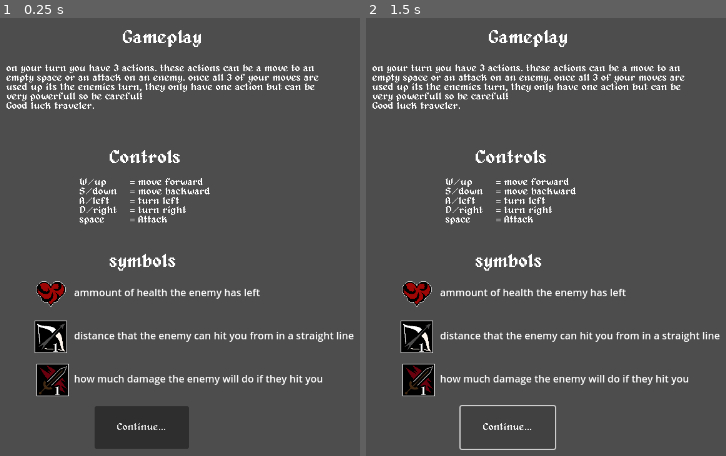
Above: before the commit, frames 1-2 (left to right).
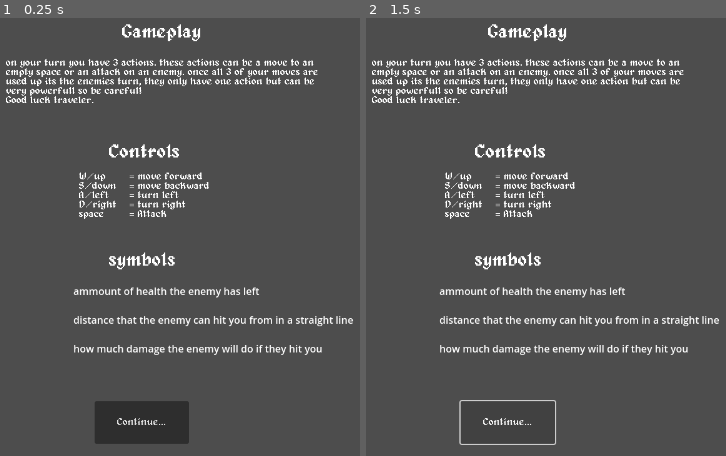
Above: after the commit, the same moments.

Repository: Triple-B-Org/BBB-Game-Jam-2024
Game: Godot game, scene res://scenes/UI/Controls.tscn
The game is run twice, just before and just after one commit, with the same random seed, the same clock (stepped at 60 frames per second) and the same inputs. This scene is started directly instead of the project's main scene.
Inputs:
- Up to frame 1 (0.25 s): no input
- Up to frame 2 (1.5 s): click "Continue..." at 0.5 s; click "Continue..." at 1.25 s

The runs differ from the first frame. In frame 1, 12% of the frame differs, in the area x 1-99%, y 1-99%; in frame 2, 12%.

Commit message:
Revert "symbols on page"
This reverts commit 0936518d116ca72476c913b317adfe47d88f455f.

Diff:
--- a/scenes/UI/Controls.tscn
+++ b/scenes/UI/Controls.tscn
@@ -1,17 +1,16 @@
-[gd_scene load_steps=5 format=3 uid="uid://bm0mrhxtudtpn"]
+[gd_scene load_steps=2 format=3 uid="uid://bm0mrhxtudtpn"]
 
 [ext_resource type="FontFile" uid="uid://cwsttq2b3u42u" path="res://assets/alagard.ttf" id="1_2upvb"]
-[ext_resource type="Texture2D" uid="uid://jvu2usl2uyes" path="res://assets/full-heart.png" id="2_2soej"]
-[ext_resource type="Texture2D" uid="uid://4n7dkkm78p30" path="res://assets/1-rRange.png" id="3_g21om"]
-[ext_resource type="Texture2D" uid="uid://swg607b1u4tv" path="res://assets/damage1.png" id="4_5ypi3"]
 
 [node name="Controls" type="Control"]
 layout_mode = 3
 anchors_preset = 15
 anchor_right = 1.0
 anchor_bottom = 1.0
-offset_top = 8.0
-offset_bottom = 8.0
+offset_left = -1.0
+offset_top = -1.0
+offset_right = -1.0
+offset_bottom = -1.0
 grow_horizontal = 2
 grow_vertical = 2
 
@@ -74,9 +73,8 @@
 
 [node name="symobls" type="Control" parent="."]
 anchors_preset = 0
-offset_top = -7.0
-offset_right = 1277.0
-offset_bottom = 711.0
+offset_right = 40.0
+offset_bottom = 40.0
 
 [node name="Symobls title" type="RichTextLabel" parent="symobls"]
 layout_mode = 0
@@ -90,51 +88,42 @@
 
 [node name="Health symbol" type="TextureRect" parent="symobls"]
 layout_mode = 0
-offset_left = 385.0
+offset_left = 376.0
 offset_top = 419.0
-offset_right = 897.0
-offset_bottom = 931.0
-scale = Vector2(0.1, 0.1)
-texture = ExtResource("2_2soej")
+offset_right = 416.0
+offset_bottom = 459.0
 
 [node name="Range symbol" type="TextureRect" parent="symobls"]
 layout_mode = 0
-offset_left = 385.0
-offset_top = 488.0
-offset_right = 910.0
-offset_bottom = 1013.0
-scale = Vector2(0.1, 0.1)
-texture = ExtResource("3_g21om")
+offset_left = 258.0
+offset_top = 444.0
+offset_right = 318.0
+offset_bottom = 484.0
 
 [node name="Damage symbol" type="TextureRect" parent="symobls"]
 layout_mode = 0
-offset_left = 388.0
-offset_top = 557.0
-offset_right = 913.0
-offset_bottom = 1082.0
-scale = Vector2(0.1, 0.1)
-texture = ExtResource("4_5ypi3")
+offset_left = 382.0
+offset_top = 501.0
+offset_right = 418.0
+offset_bottom = 541.0
 
 [node name="symbols text" type="RichTextLabel" parent="symobls"]
 layout_mode = 0
 offset_left = 448.0
 offset_top = 431.0
-offset_right = 916.0
-offset_bottom = 601.0
+offset_right = 915.0
+offset_bottom = 554.0
 text = "ammount of health the enemy has left
-
 
 distance that the enemy can hit you from in a straight line
 
-
-how much damage the enemy will do if they hit you
-"
+how much damage the enemy will do if they hit you"
 
 [node name="continue button" type="Button" parent="."]
 layout_mode = 0
-offset_left = 481.0
-offset_top = 618.0
-offset_right = 632.0
-offset_bottom = 686.0
+offset_left = 482.0
+offset_top = 619.0
+offset_right = 633.0
+offset_bottom = 687.0
 theme_override_fonts/font = ExtResource("1_2upvb")
 text = "Continue..."
--- a/scenes/UI/MainMenu.tscn
+++ b/scenes/UI/MainMenu.tscn
@@ -41,7 +41,7 @@
 grow_horizontal = 2
 grow_vertical = 2
 
-[node name="RichTextLabel" type="RichTextLabel" parent="MenuController/MainMenu"]
+[node name="Title" type="RichTextLabel" parent="MenuController/MainMenu"]
 layout_mode = 1
 anchors_preset = 5
 anchor_left = 0.5
@@ -56,6 +56,18 @@
 theme_override_font_sizes/bold_font_size = 0
 text = "The Cosmic Delve"
 
+[node name="RichTextLabel" type="RichTextLabel" parent="MenuController/MainMenu"]
+layout_mode = 1
+anchors_preset = 2
+anchor_top = 1.0
+anchor_bottom = 1.0
+offset_top = -309.0
+offset_right = 407.0
+grow_vertical = 0
+theme_override_colors/font_selected_color = Color(1, 1, 1, 1)
+theme_override_font_sizes/normal_font_size = 30
+theme_override_font_sizes/bold_font_size = 0
+
 [node name="StartButton" type="Button" parent="MenuController/MainMenu"]
 layout_mode = 1
 anchors_preset = 8
@@ -132,6 +144,31 @@
 theme_override_font_sizes/font_size = 30
 text = "Credits"
 
+[node name="Padding2" type="Control" parent="MenuController/MainMenu"]
+layout_mode = 1
+anchors_preset = 2
+anchor_top = 1.0
+anchor_bottom = 1.0
+offset_top = -100.0
+offset_right = 200.0
+grow_vertical = 0
+
+[node name="ControlsButton" type="Button" parent="MenuController/MainMenu/Padding2"]
+layout_mode = 1
+anchors_preset = 8
+anchor_left = 0.5
+anchor_top = 0.5
+anchor_right = 0.5
+anchor_bottom = 0.5
+offset_left = -61.0
+offset_top = -25.0
+offset_right = 70.0
+offset_bottom = 25.0
+grow_horizontal = 2
+grow_vertical = 2
+theme_override_font_sizes/font_size = 30
+text = "Controls"
+
 [node name="SettingsMenu" parent="MenuController" instance=ExtResource("3_xks8n")]
 visible = false
 layout_mode = 1
@@ -153,16 +190,25 @@
 anchor_right = 0.5
 anchor_bottom = 0.5
 offset_left = -192.5
-offset_top = -34.5
+offset_top = -284.0
 offset_right = 192.5
-offset_bottom = 34.5
-grow_horizontal = 2
-grow_vertical = 2
-theme_override_font_sizes/font_size = 50
-text = "NotYetTerminal
+offset_bottom = 164.0
+grow_horizontal = 2
+grow_vertical = 2
+theme_override_font_sizes/font_size = 40
+text = "Triple B:
+NotYetTerminal
 VitoFuji
 Qadeer1813
-Nalekrm"
+Nalekrm
+
+Textures:
+Spacescape
+
+Music:
+Darren Curtis"
+horizontal_alignment = 1
+vertical_alignment = 1
 
 [node name="Padding" type="Control" parent="MenuController/CreditsMenu"]
 layout_mode = 1
@@ -201,5 +247,6 @@
 [connection signal="pressed" from="MenuController/MainMenu/SettingsButton" to="MenuController" method="_on_settings_button_pressed"]
 [connection signal="pressed" from="MenuController/MainMenu/QuitButton" to="MenuController" method="_on_quit_button_pressed"]
 [connection signal="pressed" from="MenuController/MainMenu/Padding/CreditsButton" to="MenuController" method="_on_credits_button_pressed"]
+[connection signal="pressed" from="MenuController/MainMenu/Padding2/ControlsButton" to="MenuController" method="_on_credits_button_pressed"]
 [connection signal="close_settings" from="MenuController/SettingsMenu" to="MenuController" method="_on_back_button_pressed"]
 [connection signal="pressed" from="MenuController/CreditsMenu/Padding/BackButton" to="MenuController" method="_on_back_button_pressed"]
--- a/scenes/Wall.tscn
+++ /dev/null
@@ -1,14 +0,0 @@
-[gd_scene load_steps=4 format=3 uid="uid://dbc0tatdkpef5"]
-
-[ext_resource type="Texture2D" uid="uid://28d2adouarlf" path="res://assets/wall.png" id="1_iwlde"]
-
-[sub_resource type="StandardMaterial3D" id="StandardMaterial3D_0sqgh"]
-albedo_texture = ExtResource("1_iwlde")
-uv1_scale = Vector3(1, 2, 1)
-
-[sub_resource type="BoxMesh" id="BoxMesh_vpy0t"]
-size = Vector3(1, 2, 1)
-
-[node name="Wall" type="MeshInstance3D"]
-material_override = SubResource("StandardMaterial3D_0sqgh")
-mesh = SubResource("BoxMesh_vpy0t")
Not shown: 1 places in scenes/Main.tscn that only renumber resources
